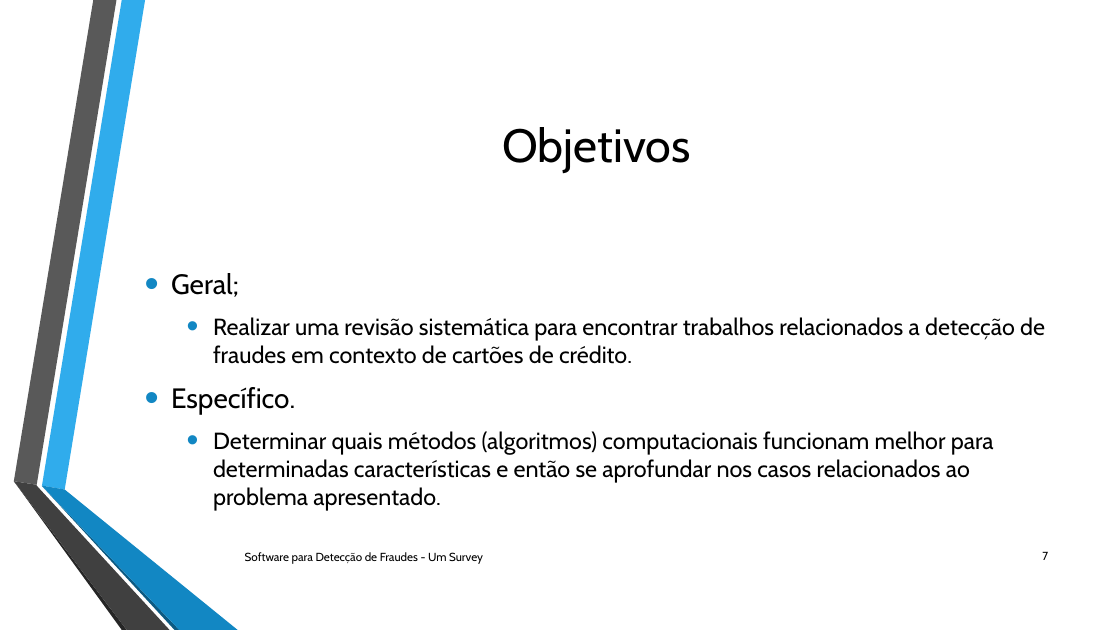
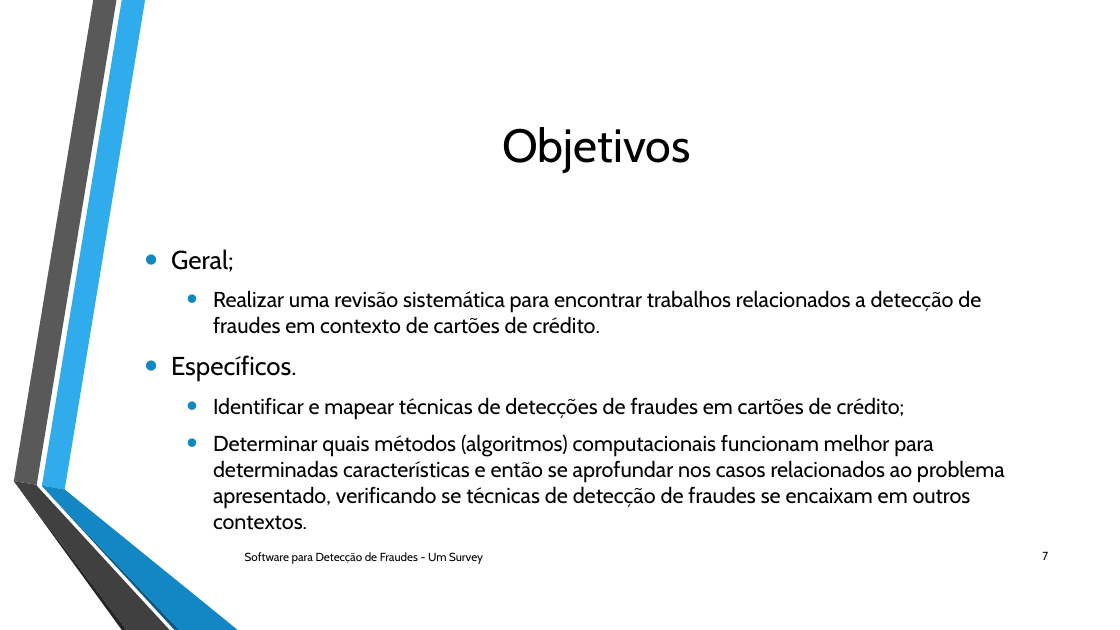
Before and after one commit to jeanzera/metodologiautfpr, a slide deck: slide 7 of Trabalho Jean Rangel/arquivos/Apresentacao/Segunda versao/Software para Detecção de Fraudes – Um Survey.pptx. Drawn at 1120x630 pixels with LibreOffice and Linux fonts; fonts in the diff are those of the drawing; background and template pictures are left out. Boxes give left, top, right and bottom in pixels: in the first picture for what was removed or moved away, otherwise in the second. Text is boxed around its words. In the diff, an @@ line names an element or a change of style, - is before the commit and + after.

```diff
--- a/Trabalho Jean Rangel/arquivos/Apresentacao/Segunda versao/Software para Detecção de Fraudes – Um Survey.pptx
+++ b/Trabalho Jean Rangel/arquivos/Apresentacao/Segunda versao/Software para Detecção de Fraudes – Um Survey.pptx
@@ text at [171,249,981,334]: size 24 to 22.2 pt in "Geral;"; size 20 to 18.5 pt in "Realizar uma revisão sistemática para encontrar trabalhos ..." @@
@@ text at [171,355,1005,530]: text changed; size 20 to 18.5 pt @@
-• Específico.
-  • Determinar quais métodos (algoritmos) computacionais funcionam melhor para determinadas características e então se aprofundar nos casos relacionados ao problema apresentado.
+• Específicos.
+  • Identificar e mapear técnicas de detecções de fraudes em cartões de crédito;
+  • Determinar quais métodos (algoritmos) computacionais funcionam melhor para determinadas características e então se aprofundar nos casos relacionados ao problema apresentado, verificando se técnicas de detecção de fraudes se encaixam em outros contextos.
```
Also in this commit, not shown: 1 other file.
